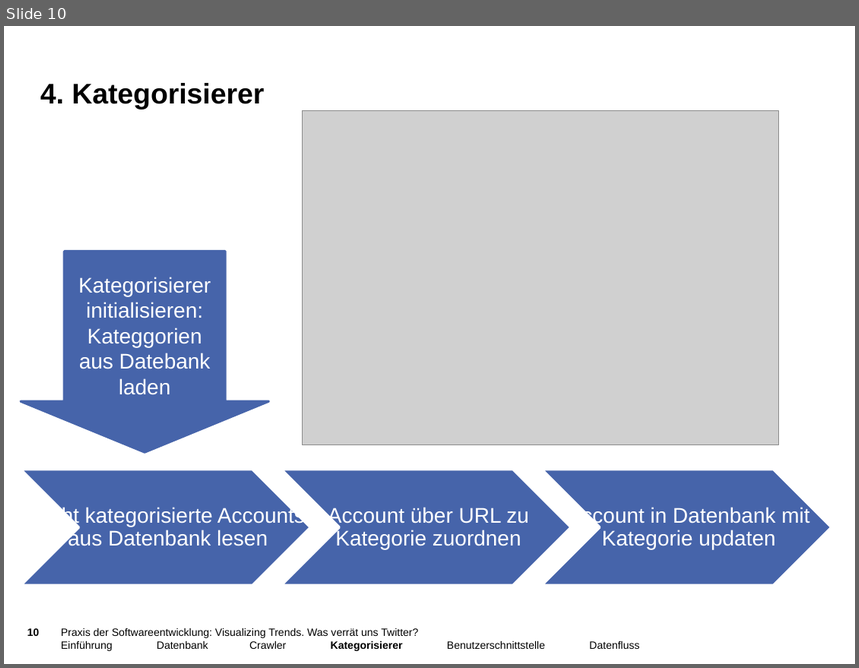
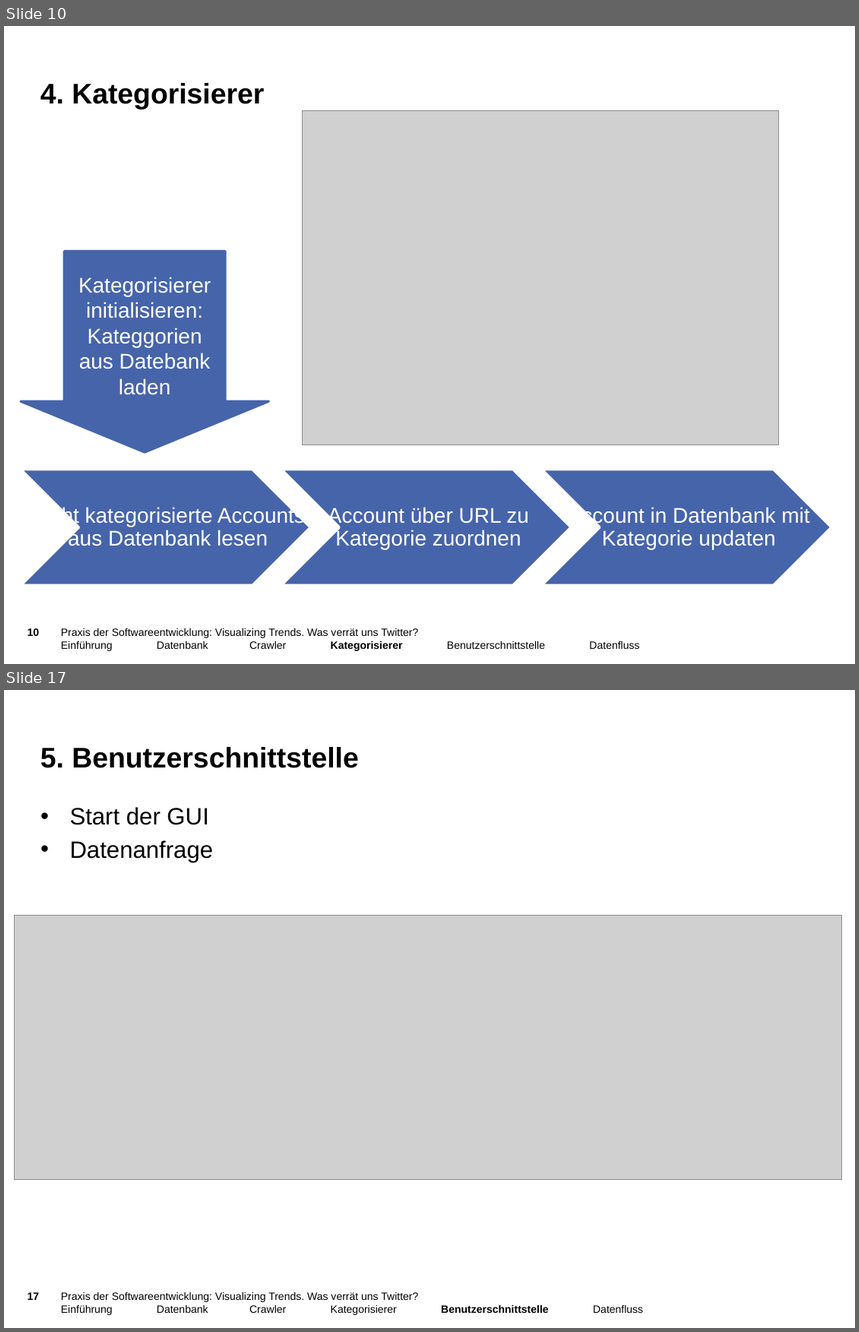
Before and after one commit to jaasmiin/twitterPSE, a slide deck: doc/entwurf/präsentation/pres_entwurf.pptx. Shown one above the other, each under a label of ours: slide 10 before the commit, slides 10 and 17 after it; the slides between them are not shown. The pictures are 859x668 and 859x1332 pixels, drawn with LibreOffice and Linux fonts; fonts in the diff are those of the drawing; grey boxes stand for pictures; background and template pictures are left out. Boxes give left, top, right and bottom in pixels: in the first picture for what was removed or moved away, otherwise in the second. Text is boxed around its words. In the diff, an @@ line names an element or a change of style, - is before the commit and + after.

```diff
--- a/doc/entwurf/präsentation/pres_entwurf.pptx
+++ b/doc/entwurf/präsentation/pres_entwurf.pptx
@@ slide 17 added at <box>4,690,855,1328</box>, background picture (left out); not listed: 1 template element that a slide beside it also shows @@
@@ title added at <box>40,747,358,768</box>, 24 pt, text #000000, bold @@
+5. Benutzerschnittstelle
@@ text added at <box>70,807,214,863</box>, 20 pt, text #000000 @@
+• Start der GUI
+• Datenanfrage
@@ picture added at <box>14,916,842,1180</box> @@
@@ text added at <box>61,1293,643,1315</box>, 9 pt, text #000000 @@
+Praxis der Softwareentwicklung: Visualizing Trends. Was verrät uns Twitter?
+Einführung Datenbank Crawler Kategorisierer Benutzerschnittstelle Datenfluss
```
Also in this commit, not shown: 1 slide changed, 5 other slides added, 9 other files.
